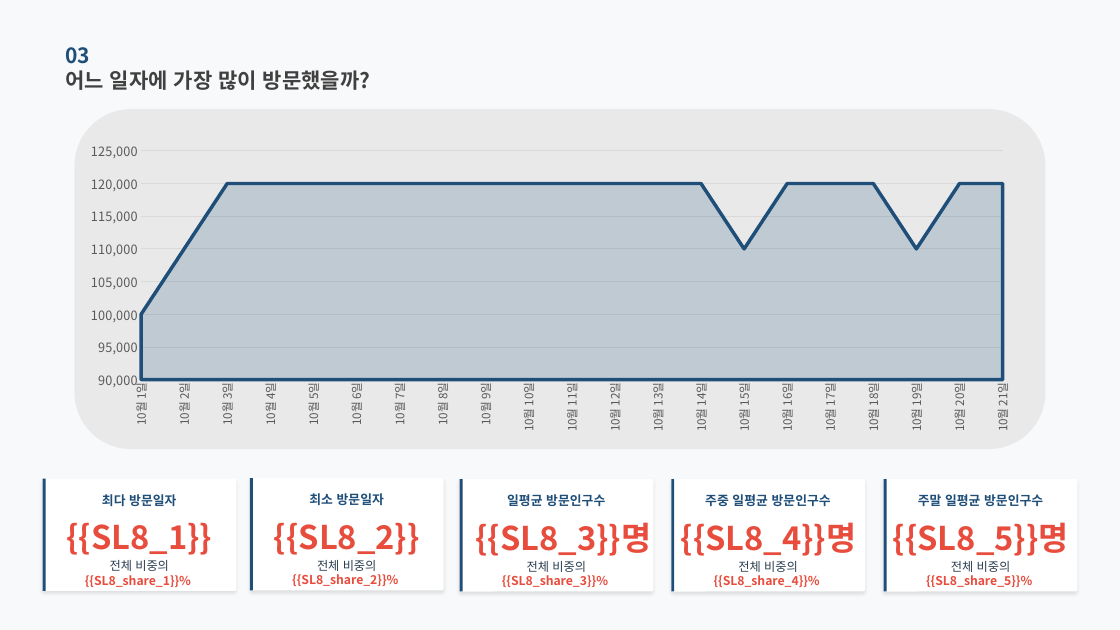
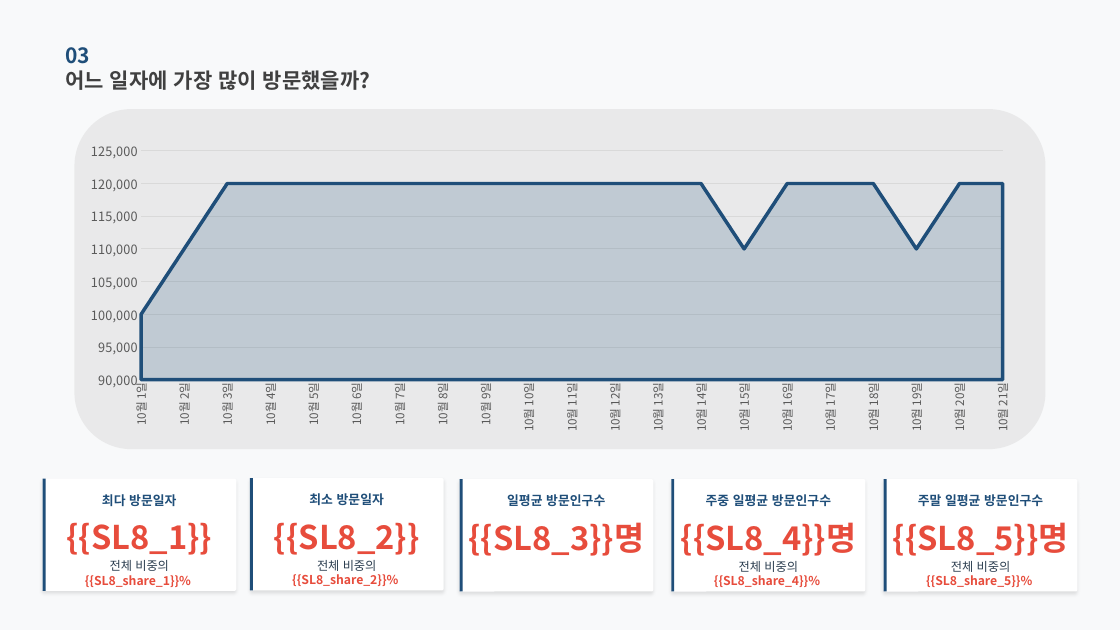
Before and after one commit to roddms/auto-report, a slide deck: slide 8 of template/master.pptx. Drawn at 1120x630 pixels with LibreOffice and Linux fonts; fonts in the diff are those of the drawing. Boxes give left, top, right and bottom in pixels: in the first picture for what was removed or moved away, otherwise in the second. Text is boxed around its words. In the diff, an @@ line names an element or a change of style, - is before the commit and + after.

```diff
--- a/template/master.pptx
+++ b/template/master.pptx
@@ text "{{SL8_3}}명": place and size @@
-text "{{SL8_3}}명" at bbox=[476, 522, 652, 556]
+text "{{SL8_3}}명" at bbox=[469, 522, 645, 556]
@@ text removed at bbox=[502, 561, 608, 587] @@
-전체 비중의 {{SL8_share_3}}%
```
Also in this commit, not shown: 10 other slides changed, 17 other files.
